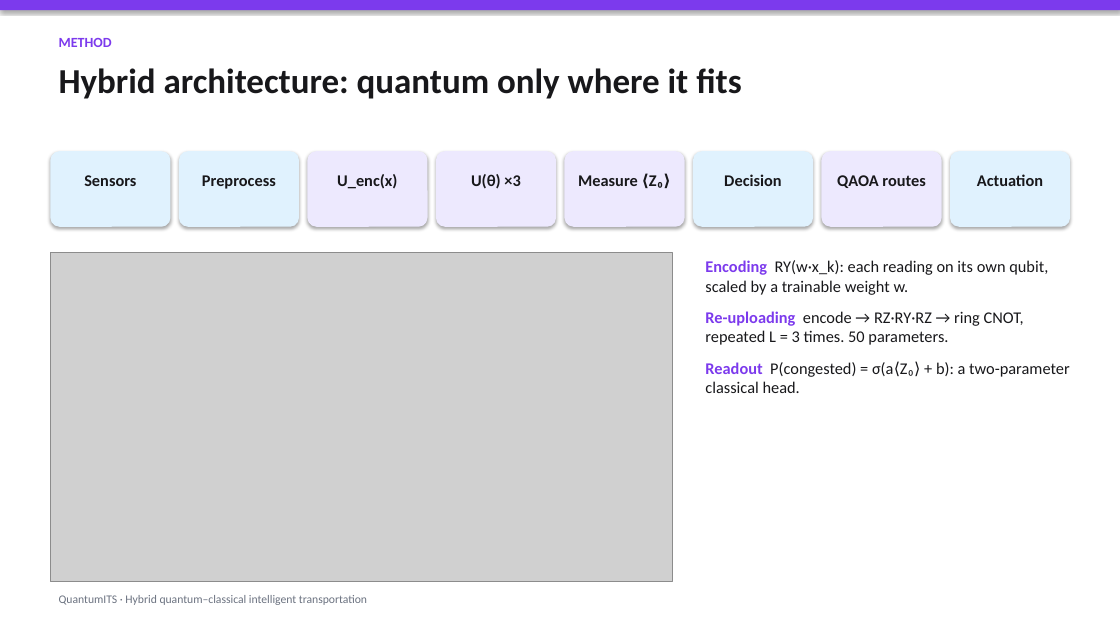
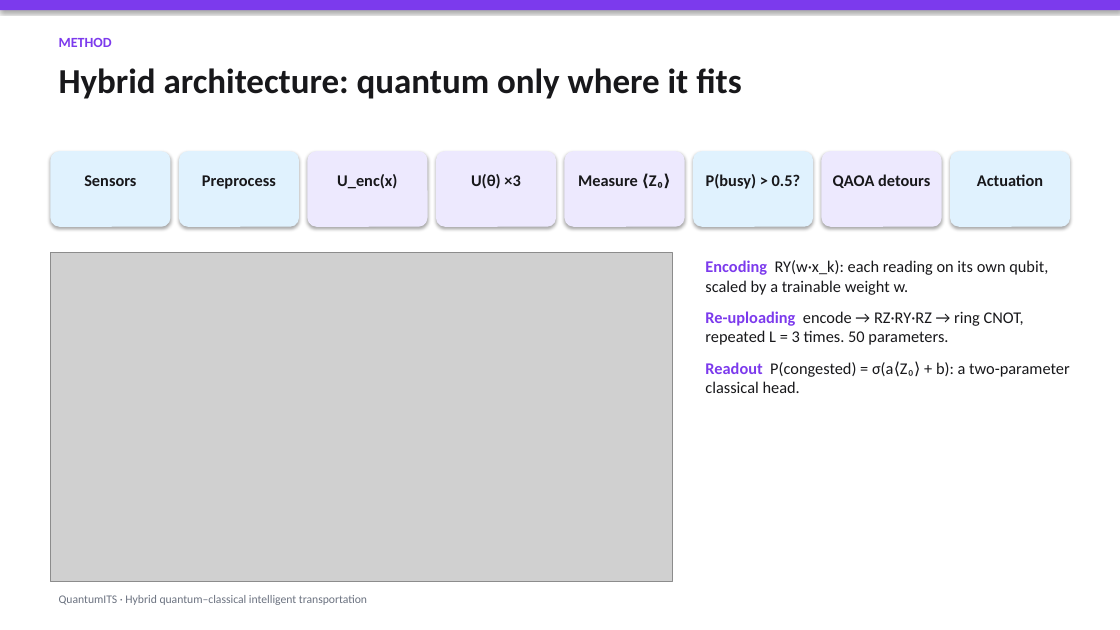
Before and after one commit to NathanC987/quantum-mp, a slide deck: slide 4 of slides/QuantumITS.pptx. Drawn at 1120x630 pixels with LibreOffice and Linux fonts; fonts in the diff are those of the drawing; grey boxes stand for pictures. Boxes give left, top, right and bottom in pixels: in the first picture for what was removed or moved away, otherwise in the second. Text is boxed around its words. In the diff, an @@ line names an element or a change of style, - is before the commit and + after.

```diff
--- a/slides/QuantumITS.pptx
+++ b/slides/QuantumITS.pptx
@@ text in rounded rectangle at bbox=[706, 174, 800, 189]: text changed @@
-Decision
+P(busy) > 0.5?
@@ text in rounded rectangle at bbox=[833, 174, 930, 188]: text changed @@
-QAOA routes
+QAOA detours
```
Also in this commit, not shown: 5 other slides changed, 2 slides added, 2 slides removed, 27 other files.
